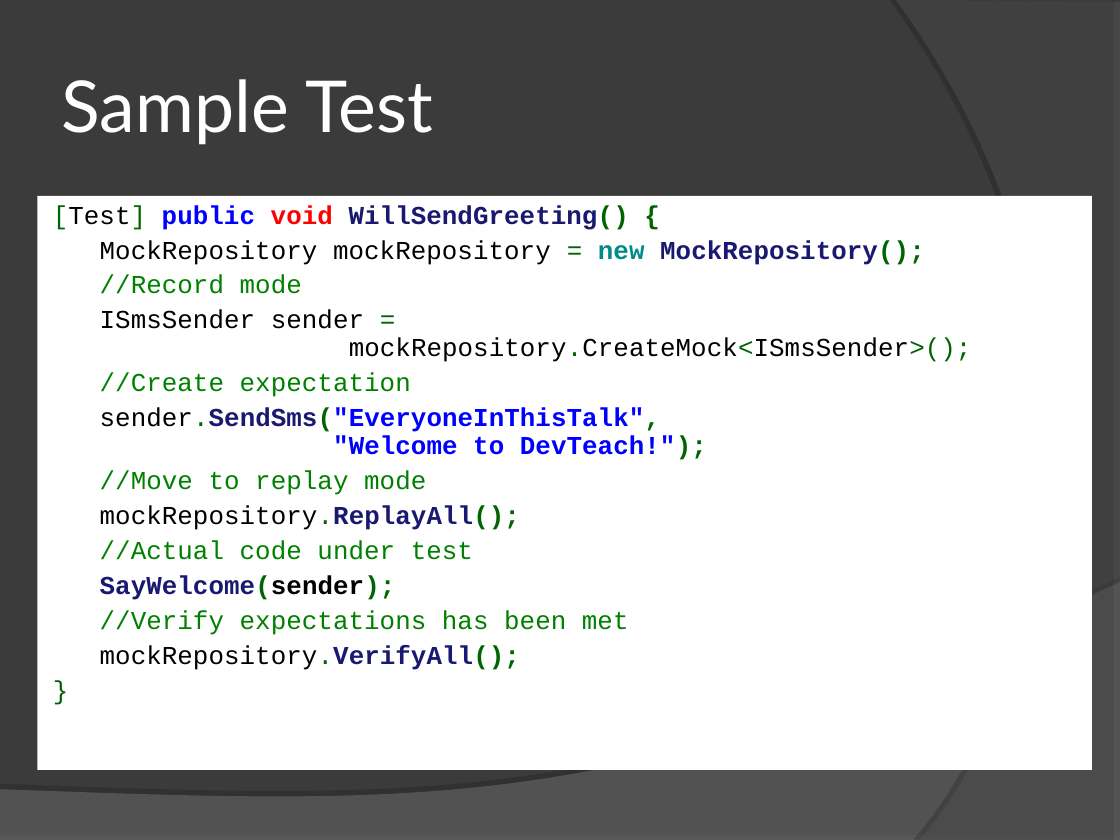
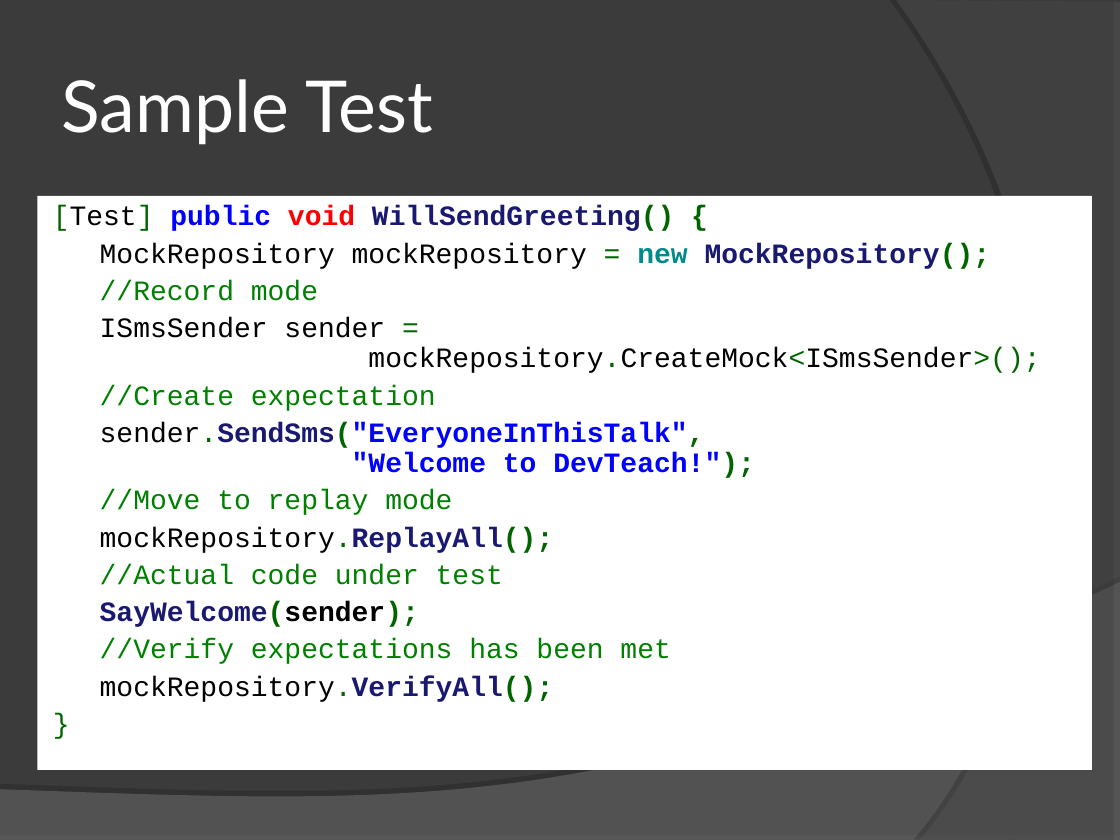
Before and after one commit to codechip/rhino-tools, a slide deck: slide 10 of SampleApplications/InteractionBasedTesting/Interaction based testing With Rhino Mocks.ppt. Drawn at 1120x840 pixels with LibreOffice and Linux fonts; fonts in the diff are those of the drawing. Boxes give left, top, right and bottom in pixels: in the first picture for what was removed or moved away, otherwise in the second. Text is boxed around its words. In the diff, an @@ line names an element or a change of style, - is before the commit and + after.

```diff
--- a/SampleApplications/InteractionBasedTesting/Interaction based testing With Rhino Mocks.ppt
+++ b/SampleApplications/InteractionBasedTesting/Interaction based testing With Rhino Mocks.ppt
@@ rectangle "[Test] public void WillSendGreeting() {" at (37, 196, 1092, 771): size 16.6 to 18 pt @@
```
Also in this commit, not shown: 4 other slides changed.
